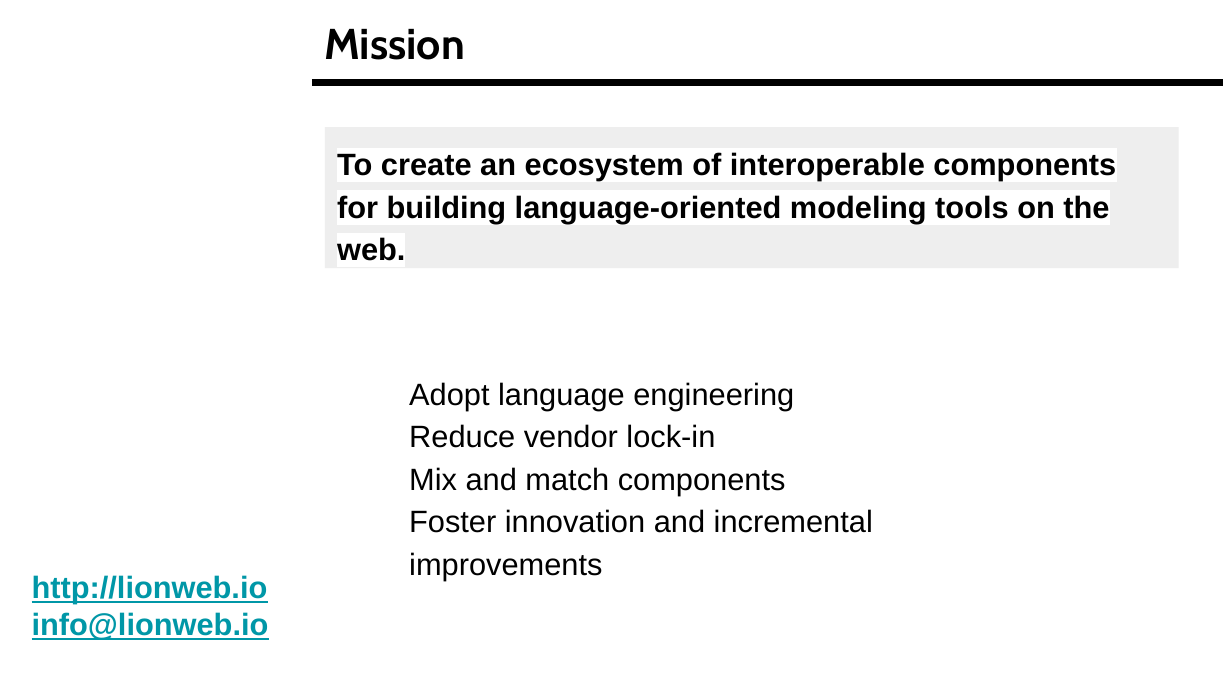
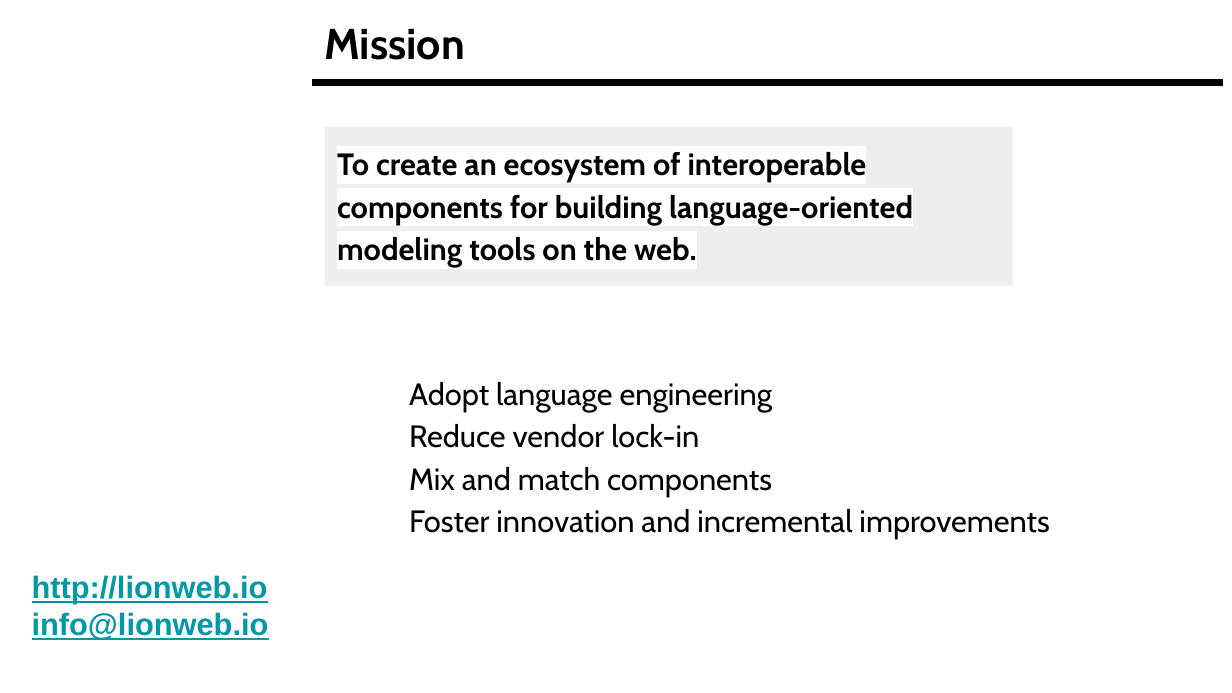
Before and after one commit to LionWeb-io/specification, a slide deck: slide 3 of resources/LangDev Talk.pptx. Drawn at 1232x693 pixels with LibreOffice and Linux fonts; fonts in the diff are those of the drawing; background and template pictures are left out. Boxes give left, top, right and bottom in pixels: in the first picture for what was removed or moved away, otherwise in the second. Text is boxed around its words. In the diff, an @@ line names an element or a change of style, - is before the commit and + after.

```diff
--- a/resources/LangDev Talk.pptx
+++ b/resources/LangDev Talk.pptx
@@ rectangle "To create an ecosystem of ..." at (325,127,1013,286): font Arial to Cabin @@
@@ rectangle "To create an ecosystem of ...": place and size @@
-rectangle "To create an ecosystem of ..." at (325,127,1179,267)
+rectangle "To create an ecosystem of ..." at (325,127,1013,286)
@@ text "Adopt language engineering" at (409,382,1049,539): font Arial to Cabin @@
```
Also in this commit, not shown: 9 other slides changed.
